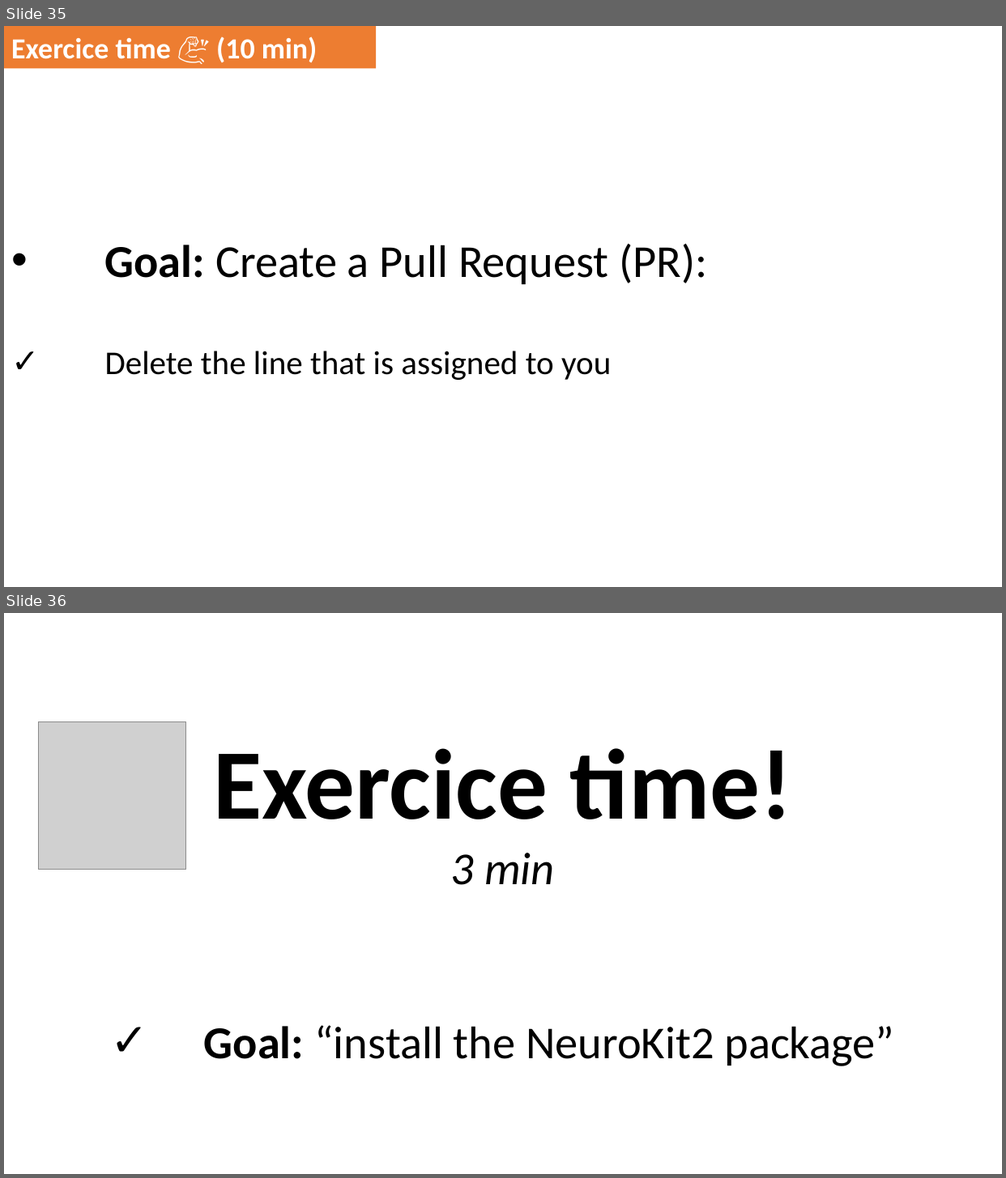
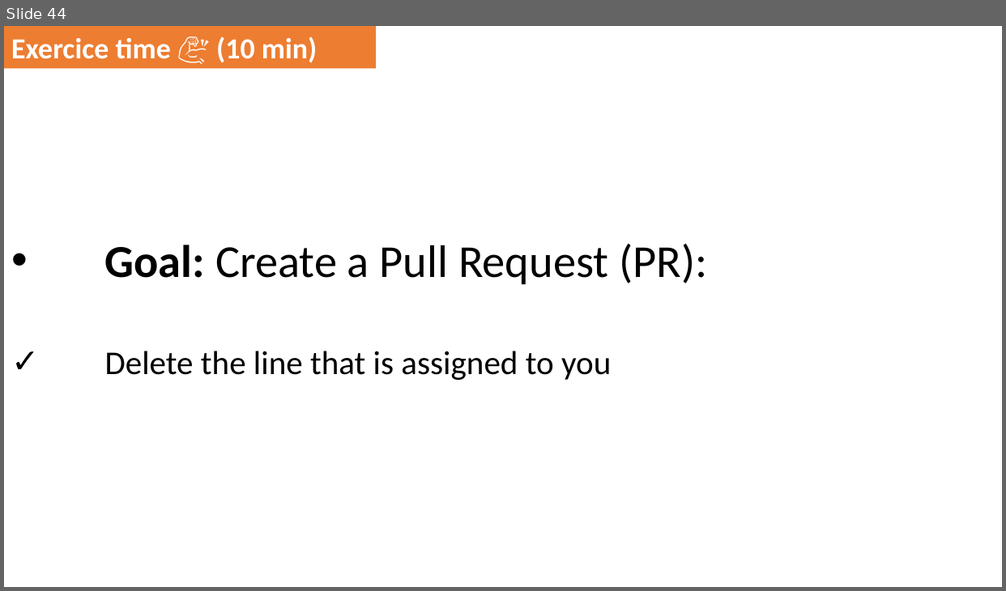
Before and after one commit to DominiqueMakowski/teaching, a slide deck: Python/2022_Zurich/AdvancedPython_2022.pptx. Shown one above the other, each under a label of ours: slides 35 and 36 before the commit, slide 44 after it. The pictures are 1006x1178 and 1006x591 pixels, drawn with LibreOffice and Linux fonts; fonts in the diff are those of the drawing; grey boxes stand for pictures. Boxes give left, top, right and bottom in pixels: in the first picture for what was removed or moved away, otherwise in the second. Text is boxed around its words. In the diff, an @@ line names an element or a change of style, - is before the commit and + after.

```diff
--- a/Python/2022_Zurich/AdvancedPython_2022.pptx
+++ b/Python/2022_Zurich/AdvancedPython_2022.pptx
@@ slide 36 removed at [4,613,1002,1174], background #FFFFFF @@
@@ picture removed at [39,722,186,870] @@
@@ text removed at [204,748,894,1067] @@
-Exercice time!
-3 min
-✓ Goal: “install the NeuroKit2 package”
@@ what was slide 35 is now slide 44 @@
```
Also in this commit, not shown: 5 slides changed, 13 slides added, 4 other slides removed.
